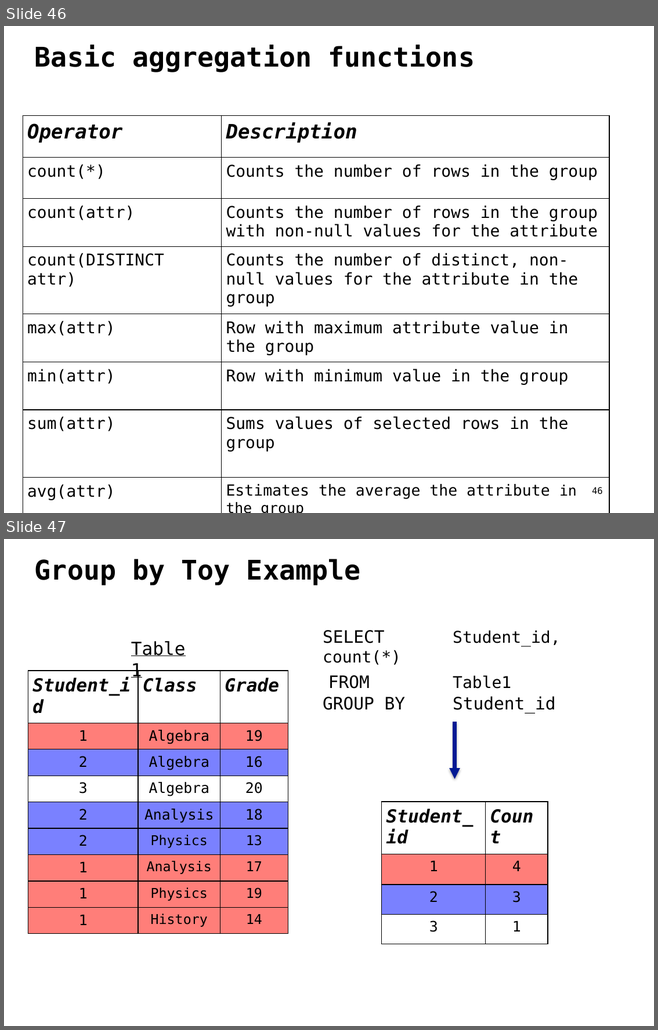
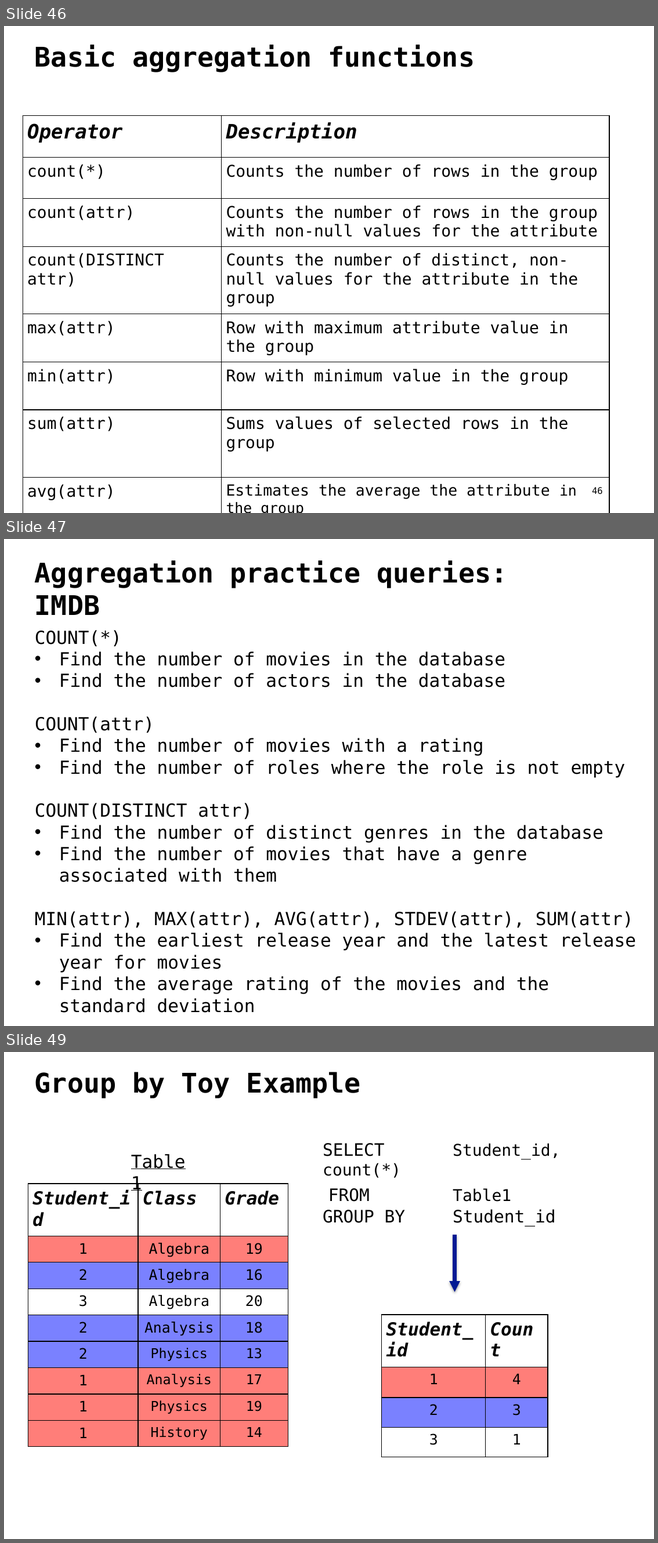
Before and after one commit to ipeirotis/introduction-to-databases, a slide deck: C-SQL.pptx. Shown one above the other, each under a label of ours: slides 46 and 47 before the commit, slides 46, 47 and 49 after it; the slides between them are not shown. The pictures are 658x1030 and 658x1543 pixels, drawn with LibreOffice and Linux fonts; fonts in the diff are those of the drawing. Boxes give left, top, right and bottom in pixels: in the first picture for what was removed or moved away, otherwise in the second. Text is boxed around its words. In the diff, an @@ line names an element or a change of style, - is before the commit and + after.

```diff
--- a/C-SQL.pptx
+++ b/C-SQL.pptx
@@ slide 47 added at (4, 539, 654, 1026), background #FFFFFF @@
@@ text added at (35, 560, 507, 615), 30 pt, text #000000, bold @@
+Aggregation practice queries: IMDB
@@ text added at (35, 630, 636, 1013), 20 pt, text #000000 @@
+COUNT(*)
+• Find the number of movies in the database
+• Find the number of actors in the database
+COUNT(attr)
+• Find the number of movies with a rating
+• Find the number of roles where the role is not empty
+COUNT(DISTINCT attr)
+• Find the number of distinct genres in the database
+• Find the number of movies that have a genre associated with them
+MIN(attr), MAX(attr), AVG(attr), STDEV(attr), SUM(attr)
+• Find the earliest release year and the latest release year for movies
+• Find the average rating of the movies and the standard deviation
@@ what was slide 47 is now slide 49 @@
```
Also in this commit, not shown: 3 slides changed, 1 other slide added, 2 slides removed.
